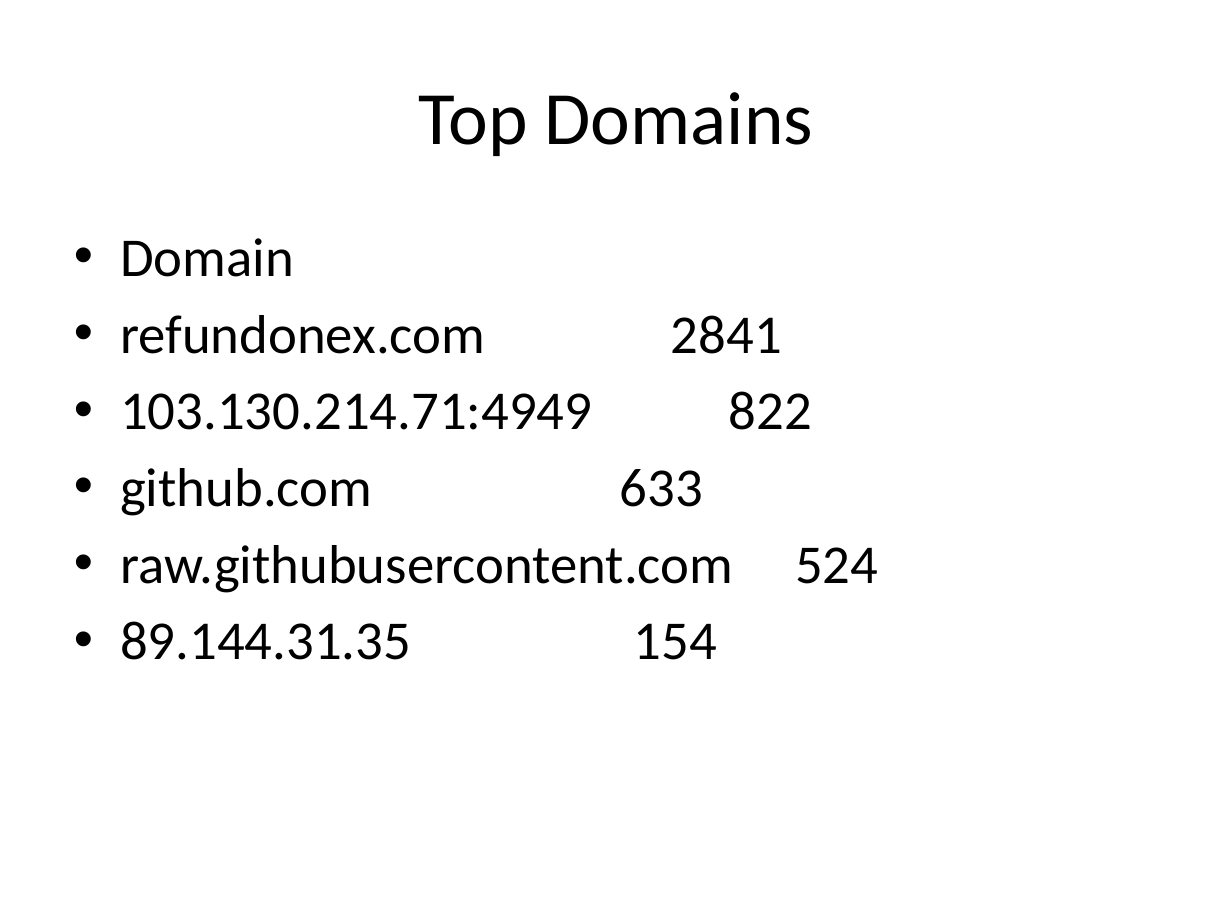
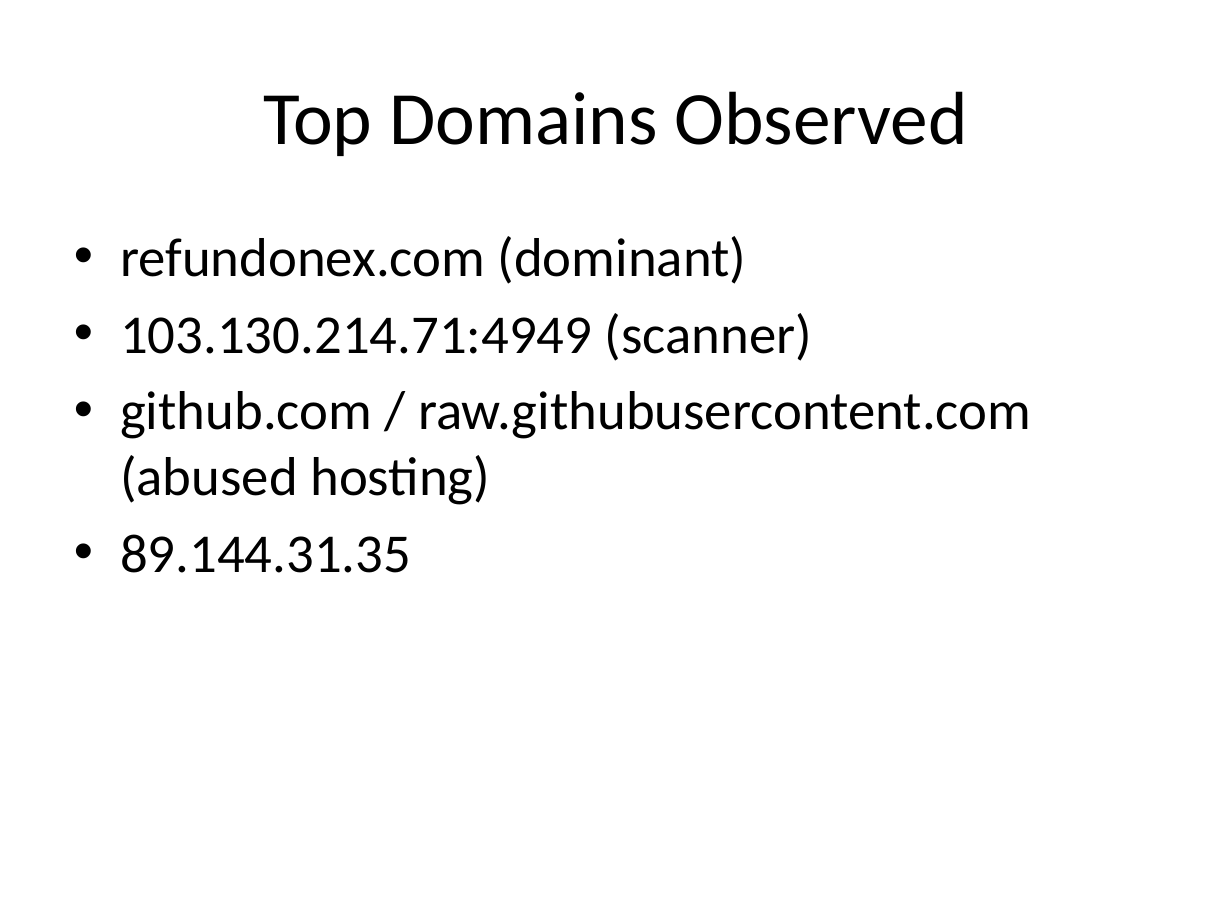
Before and after one commit to airlangga2403/tech-test-zentara, a slide deck: slide 4 of windows-x64/detect-eng-technical-test-windows-x64/threat-intel/Airlangga_ThreatIntel_Report_March2026.pptx (slide 5 before the commit). Drawn at 1232x924 pixels with LibreOffice and Linux fonts; fonts in the diff are those of the drawing. Boxes give left, top, right and bottom in pixels: in the first picture for what was removed or moved away, otherwise in the second. Text is boxed around its words. In the diff, an @@ line names an element or a change of style, - is before the commit and + after.

```diff
--- a/windows-x64/detect-eng-technical-test-windows-x64/threat-intel/Airlangga_ThreatIntel_Report_March2026.pptx
+++ b/windows-x64/detect-eng-technical-test-windows-x64/threat-intel/Airlangga_ThreatIntel_Report_March2026.pptx
@@ title at bbox=[263, 91, 968, 156]: text changed @@
-Top Domains
+Top Domains Observed
@@ text at bbox=[120, 236, 1031, 573]: text changed @@
-• Domain
-• refundonex.com 2841
-• 103.130.214.71:4949 822
-• github.com 633
-• raw.githubusercontent.com 524
-• 89.144.31.35 154
+• refundonex.com (dominant)
+• 103.130.214.71:4949 (scanner)
+• github.com / raw.githubusercontent.com (abused hosting)
+• 89.144.31.35
```
Also in this commit, not shown: 5 other slides changed, 3 slides added, 1 slide removed, 1 other file.
